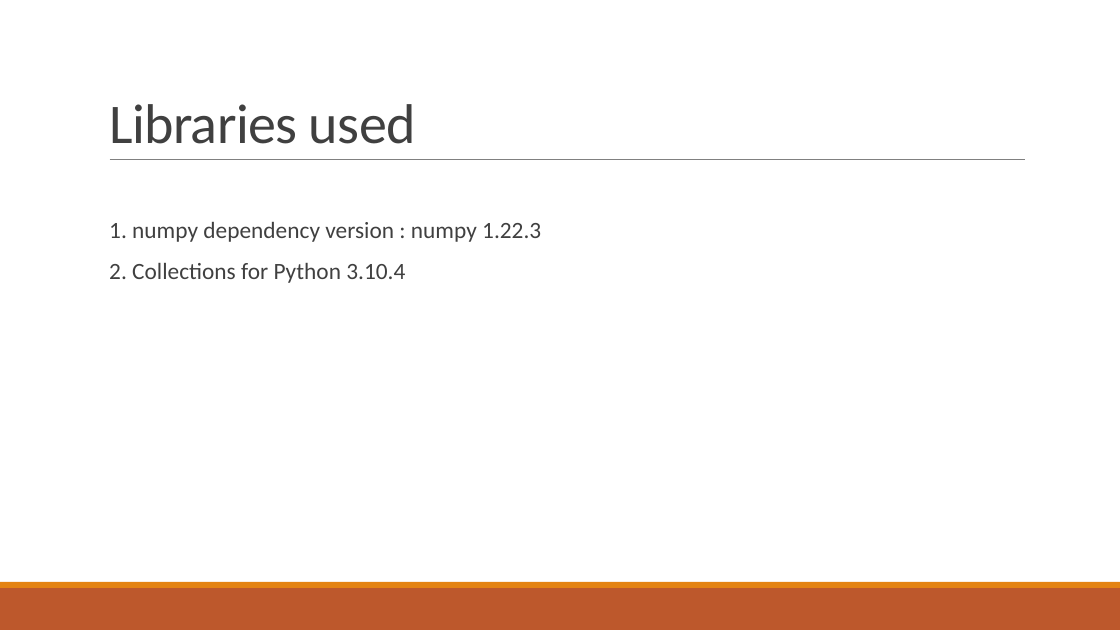
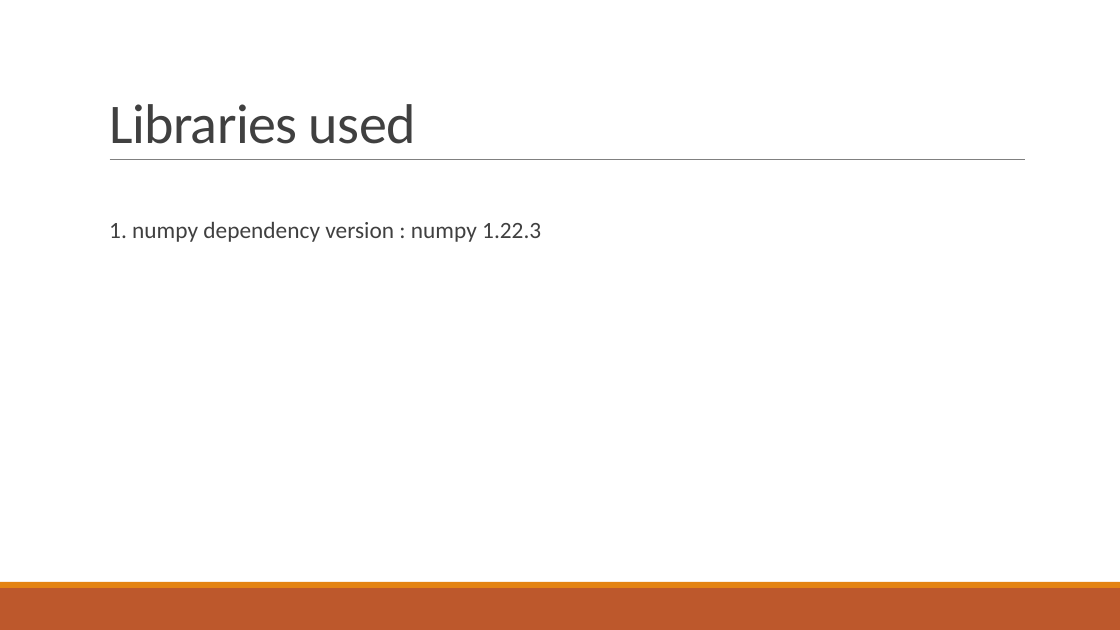
Before and after one commit to naveshkumar/bfs, a slide deck: slide 8 of solutionNaveshKumarDataScientist.pptx. Drawn at 1120x630 pixels with LibreOffice and Linux fonts; fonts in the diff are those of the drawing. Boxes give left, top, right and bottom in pixels: in the first picture for what was removed or moved away, otherwise in the second. Text is boxed around its words. In the diff, an @@ line names an element or a change of style, - is before the commit and + after.

```diff
--- a/solutionNaveshKumarDataScientist.pptx
+++ b/solutionNaveshKumarDataScientist.pptx
@@ text at bbox=[109, 263, 405, 283]: paragraph removed @@
-  2. Collections for Python 3.10.4
```
Also in this commit, not shown: 5 other slides changed, 1 slide added, 1 slide removed, 3 other files.
